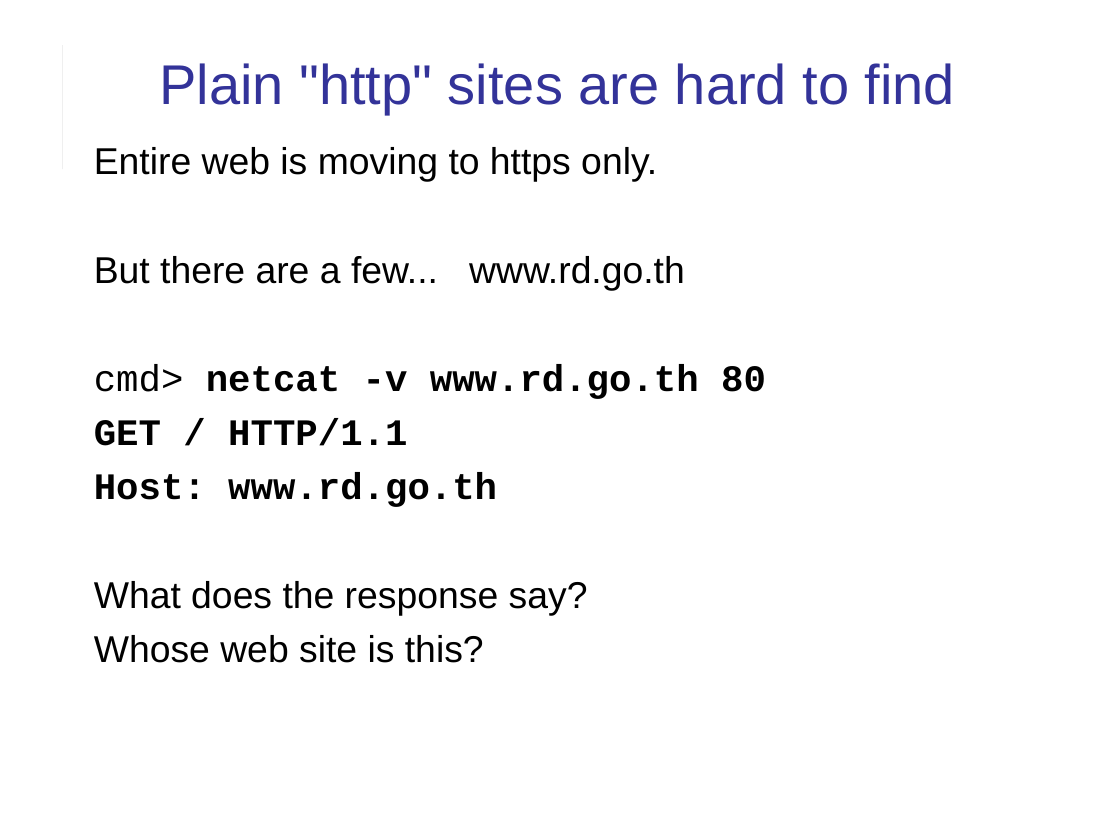
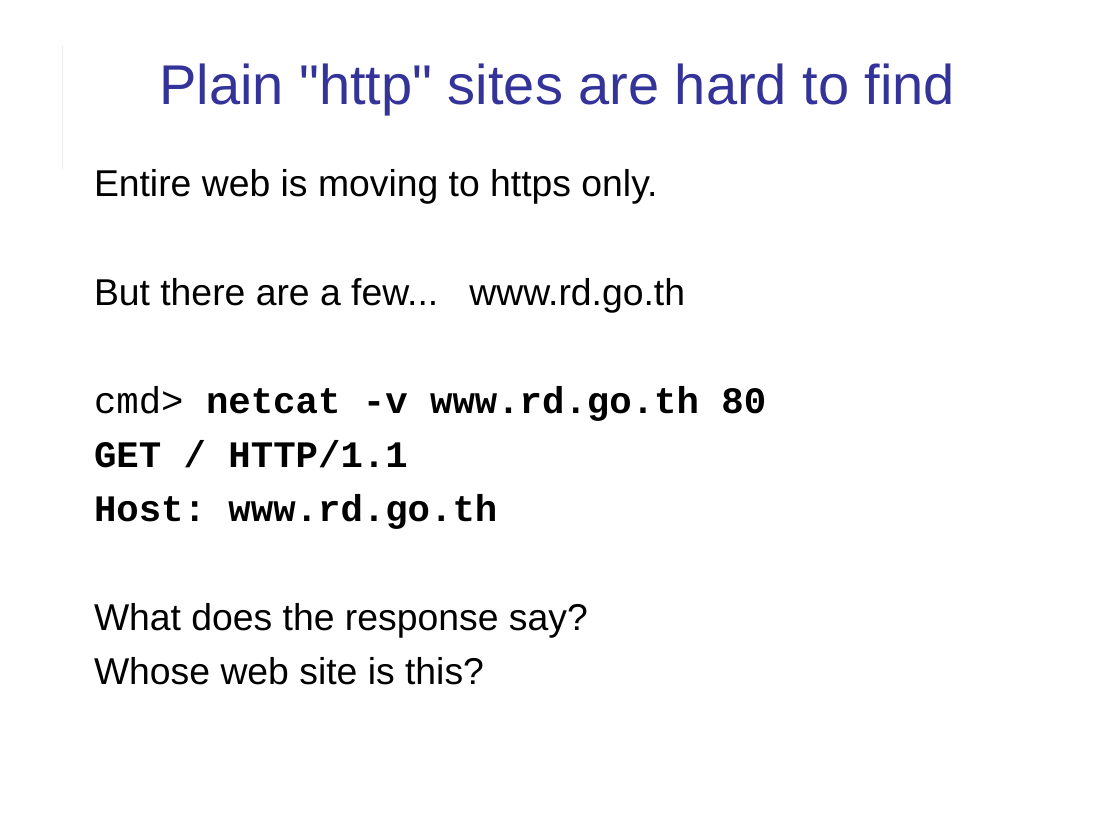
Before and after one commit to cpske/ISP, a slide deck: slide 12 of web/HTTP-in-Action.ppt. Drawn at 1120x840 pixels with LibreOffice and Linux fonts; fonts in the diff are those of the drawing. Boxes give left, top, right and bottom in pixels: in the first picture for what was removed or moved away, otherwise in the second. Text is boxed around its words. In the diff, an @@ line names an element or a change of style, - is before the commit and + after.

```diff
--- a/web/HTTP-in-Action.ppt
+++ b/web/HTTP-in-Action.ppt
@@ text "Entire web is moving to ...": place and size @@
-text "Entire web is moving to ..." at <box>94,147,766,663</box>
+text "Entire web is moving to ..." at <box>94,169,766,685</box>
```
Also in this commit, not shown: 11 other slides changed, 1 other file.
